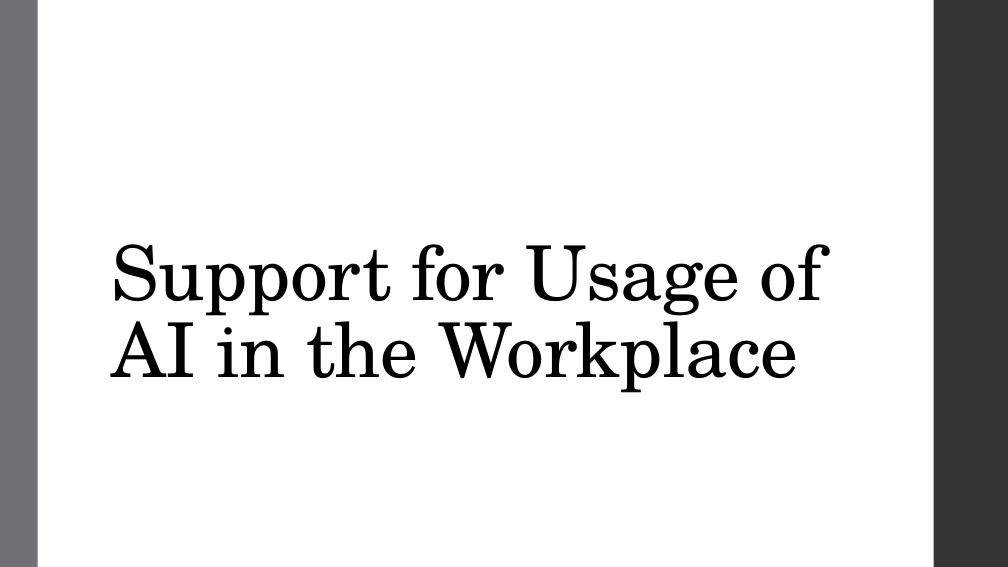
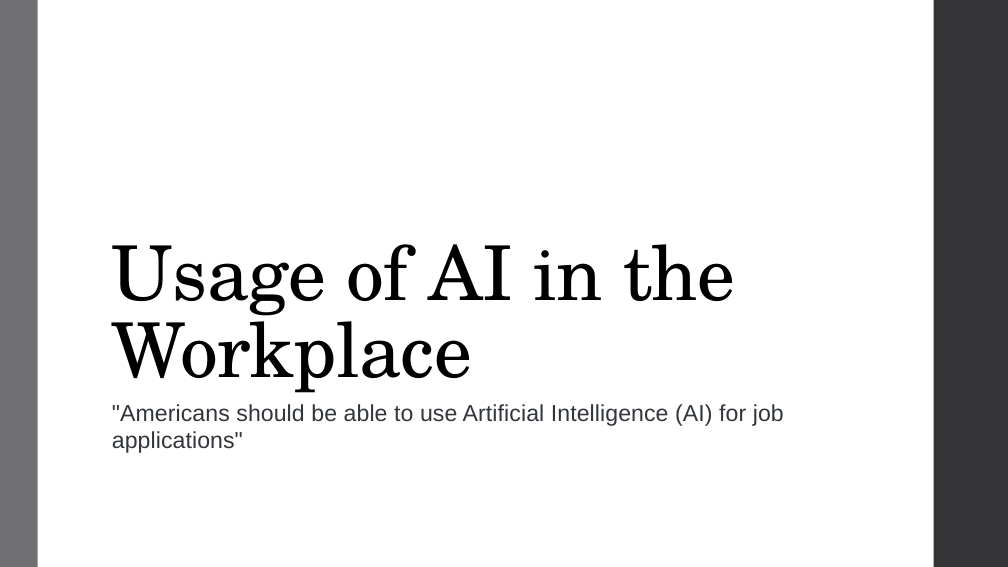
Before and after one commit to seanxduan/psych-phd, a slide deck: slide 27 of Presentations/Conviction X Consensus Short Presentation 3-7-25.pptx (slide 12 before the commit). Drawn at 1008x567 pixels with LibreOffice and Linux fonts; fonts in the diff are those of the drawing. Boxes give left, top, right and bottom in pixels: in the first picture for what was removed or moved away, otherwise in the second. Text is boxed around its words. In the diff, an @@ line names an element or a change of style, - is before the commit and + after.

```diff
--- a/Presentations/Conviction X Consensus Short Presentation 3-7-25.pptx
+++ b/Presentations/Conviction X Consensus Short Presentation 3-7-25.pptx
@@ title at bbox=[112, 244, 735, 393]: text changed @@
-Support for Usage of AI in the Workplace
+Usage of AI in the Workplace
@@ text added at bbox=[112, 404, 784, 453], 22 pt, text #32363A @@
+"Americans should be able to use Artificial Intelligence (AI) for job applications"
```
Also in this commit, not shown: 3 other slides changed, 24 slides added, 6 slides removed, 18 other files.
